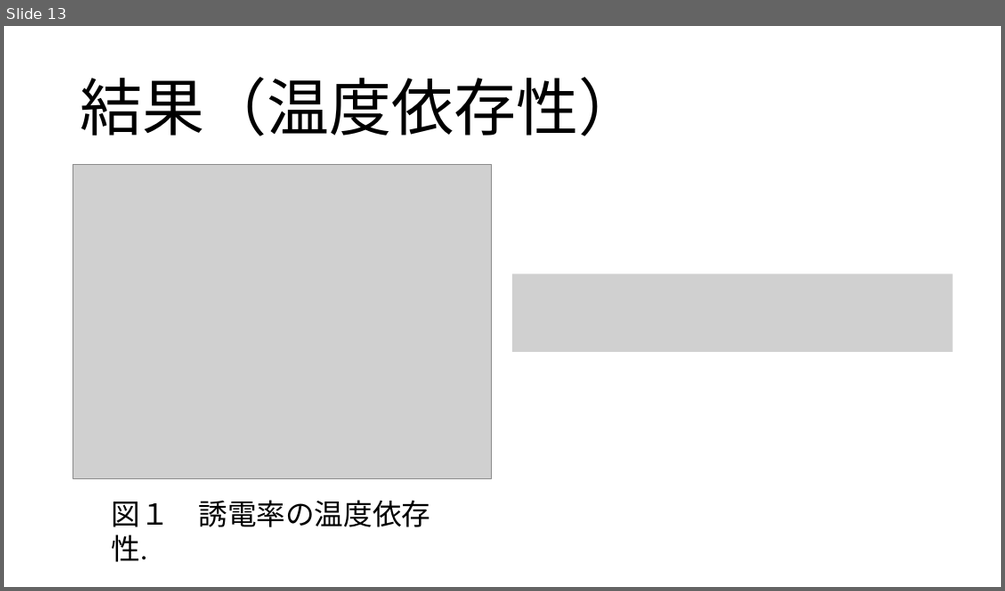
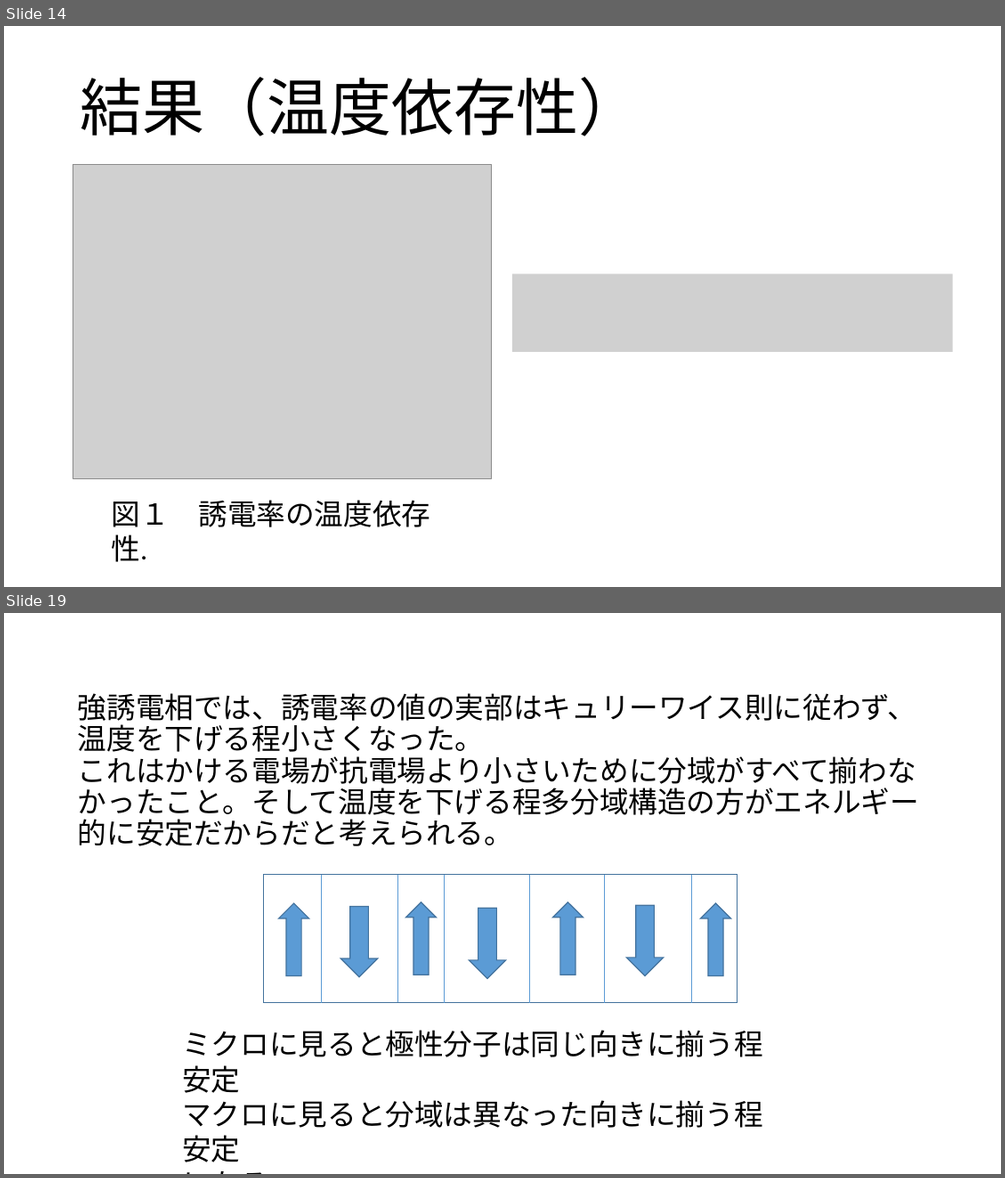
Before and after one commit to coil398/experiment, a slide deck: dielectric/強誘電体の誘電特性.pptx. Shown one above the other, each under a label of ours: slide 13 before the commit, slides 14 and 19 after it; the slides between them are not shown. The pictures are 1005x591 and 1005x1178 pixels, drawn with LibreOffice and Linux fonts; fonts in the diff are those of the drawing; grey boxes stand for pictures. Boxes give left, top, right and bottom in pixels: in the first picture for what was removed or moved away, otherwise in the second. Text is boxed around its words. In the diff, an @@ line names an element or a change of style, - is before the commit and + after.

```diff
--- a/dielectric/強誘電体の誘電特性.pptx
+++ b/dielectric/強誘電体の誘電特性.pptx
@@ slide 19 added at [4,613,1001,1174], background #FFFFFF @@
@@ text added at [78,693,919,846], 28 pt, text #000000 @@
+強誘電相では、誘電率の値の実部はキュリーワイス則に従わず、
+温度を下げる程小さくなった。
+これはかける電場が抗電場より小さいために分域がすべて揃わなかったこと。そして温度を下げる程多分域構造の方がエネルギー的に安定だからだと考えられる。
@@ rectangle added at [264,875,736,1003], fill #FFFFFF, outline #43739E 1 pt @@
@@ line added from (322, 875) to (322, 1004), #5B9BD5 0.5 pt @@
@@ line added from (398, 875) to (398, 1003), #5B9BD5 0.5 pt @@
@@ line added from (445, 875) to (445, 1004), #5B9BD5 0.5 pt @@
@@ line added from (530, 875) to (530, 1004), #5B9BD5 0.5 pt @@
@@ line added from (605, 875) to (605, 1004), #5B9BD5 0.5 pt @@
@@ line added from (692, 875) to (692, 1004), #5B9BD5 0.5 pt @@
@@ up arrow added at [278,903,309,976], fill #5B9BD5, outline #43739E 1 pt @@
@@ down arrow added at [340,906,377,976], fill #5B9BD5, outline #43739E 1 pt @@
@@ up arrow added at [405,902,437,975], fill #5B9BD5, outline #43739E 1 pt @@
@@ up arrow added at [553,902,583,975], fill #5B9BD5, outline #43739E 1 pt @@
@@ down arrow added at [627,906,663,976], fill #5B9BD5, outline #43739E 1 pt @@
@@ up arrow added at [701,903,732,976], fill #5B9BD5, outline #43739E 1 pt @@
@@ down arrow added at [469,908,506,978], fill #5B9BD5, outline #43739E 1 pt @@
@@ text added at [182,1030,762,1127], 28 pt, text #000000 @@
+ミクロに見ると極性分子は同じ向きに揃う程安定
+マクロに見ると分域は異なった向きに揃う程安定
+になる。
@@ what was slide 13 is now slide 14 @@
```
Also in this commit, not shown: 2 slides changed, 5 other slides added, 1 other file.
